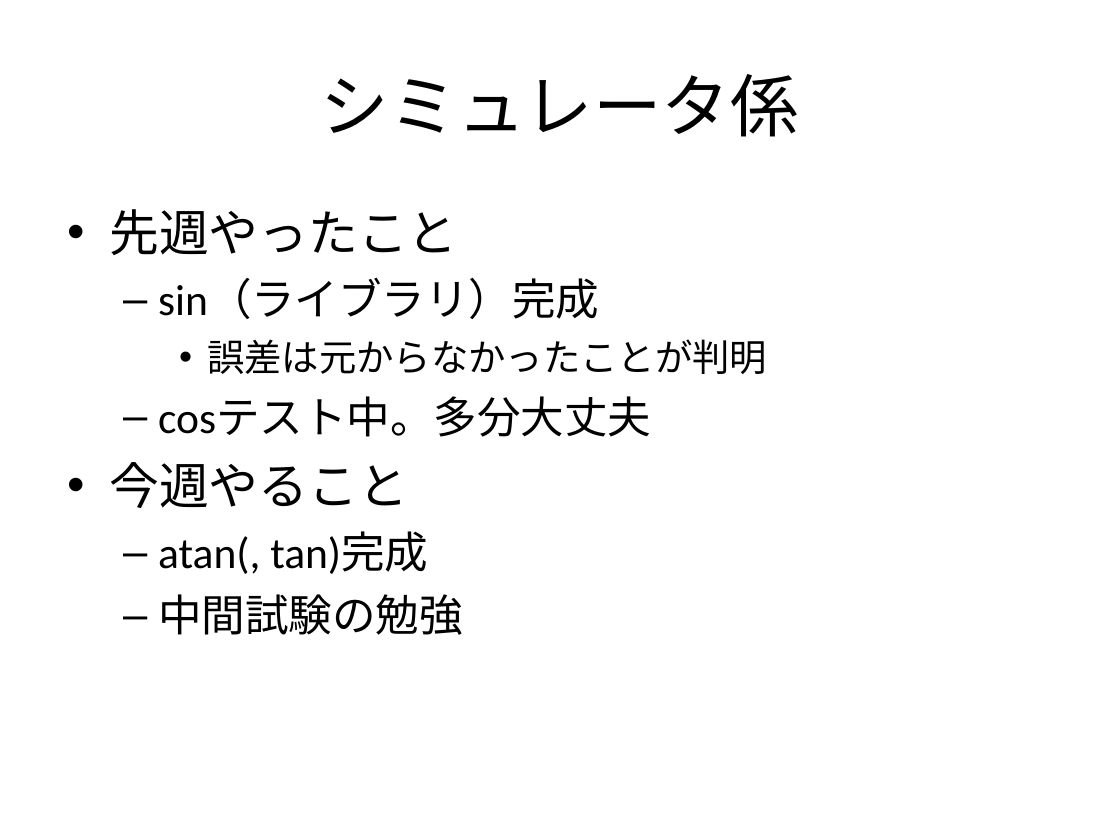
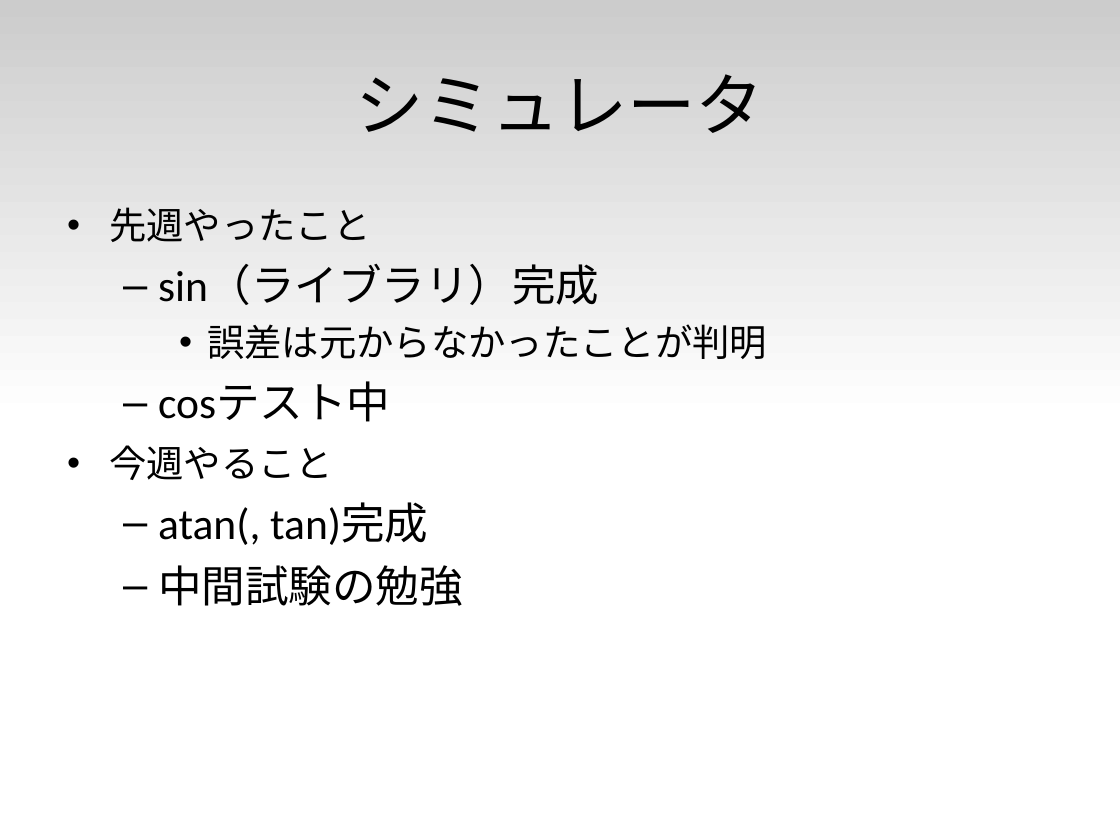
Before and after one commit to cpumul4/cpuex, a slide deck: slide 8 of prsn/1113/1113.odp (slide 3 before the commit). Drawn at 1120x840 pixels with LibreOffice and Linux fonts; fonts in the diff are those of the drawing. Boxes give left, top, right and bottom in pixels: in the first picture for what was removed or moved away, otherwise in the second. Text is boxed around its words. In the diff, an @@ line names an element or a change of style, - is before the commit and + after.

```diff
--- a/prsn/1113/1113.odp
+++ b/prsn/1113/1113.odp
@@ rectangle added at [0, 0, 1120, 420], fill gradient #CCCCCC to #FFFFFF @@
@@ title at [355, 74, 764, 133]: text changed @@
-シミュレータ係
+シミュレータ
@@ text at [109, 207, 370, 480]: size 32 to 24 pt in "先週やったこと", "今週やること" @@
@@ text at [158, 382, 390, 422]: text changed @@
-  – cosテスト中。多分大丈夫
+  – cosテスト中
```
Also in this commit, not shown: 3 other slides changed, 4 slides added.
